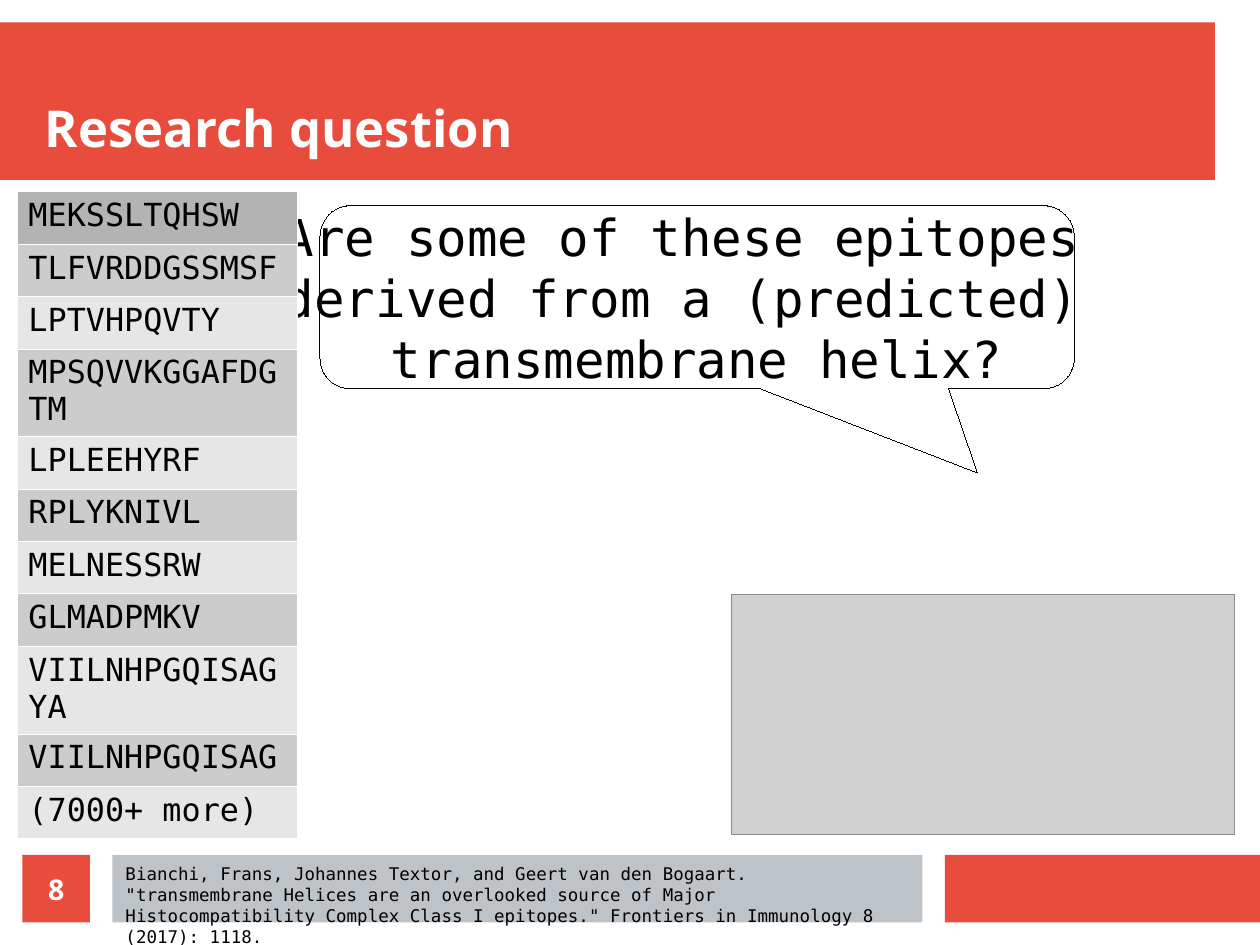
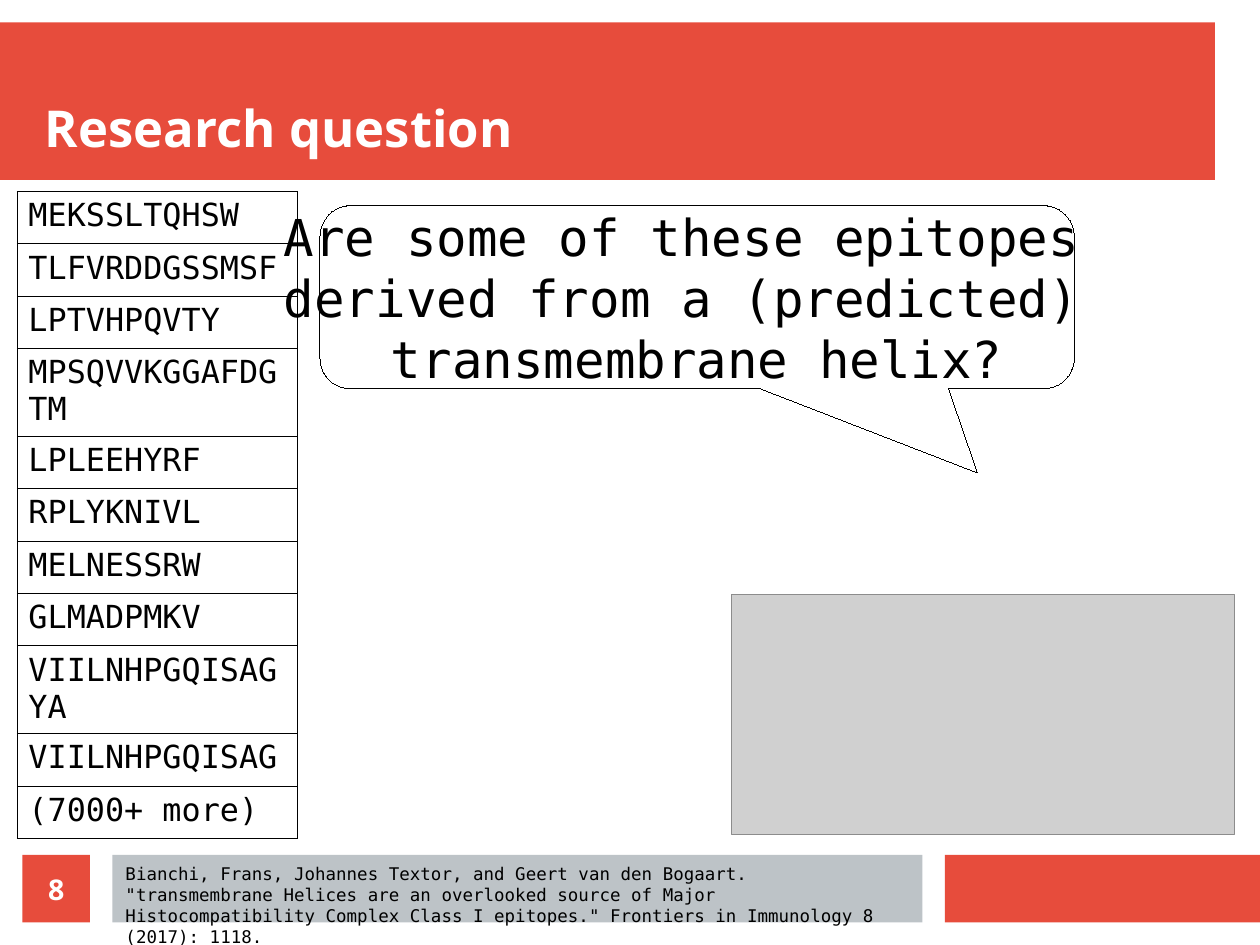
Before and after one commit to richelbilderbeek/cellbio_presentation_20210201, a slide deck: slide 8 of cellbio_presentation_20210201.odp. Drawn at 1260x945 pixels with LibreOffice and Linux fonts; fonts in the diff are those of the drawing; grey boxes stand for pictures. Boxes give left, top, right and bottom in pixels: in the first picture for what was removed or moved away, otherwise in the second. Text is boxed around its words. In the diff, an @@ line names an element or a change of style, - is before the commit and + after.

```diff
--- a/cellbio_presentation_20210201.odp
+++ b/cellbio_presentation_20210201.odp
@@ table at <box>17,192,297,835</box> @@
@@ fill #B3B3B3 to none in row 1, column 1 @@
@@ fill #CCCCCC to none in 5 cells @@
@@ fill #E6E6E6 to none in 5 cells @@
@@ borders changed @@
```
Also in this commit, not shown: 6 other slides changed, 4 slides added.
